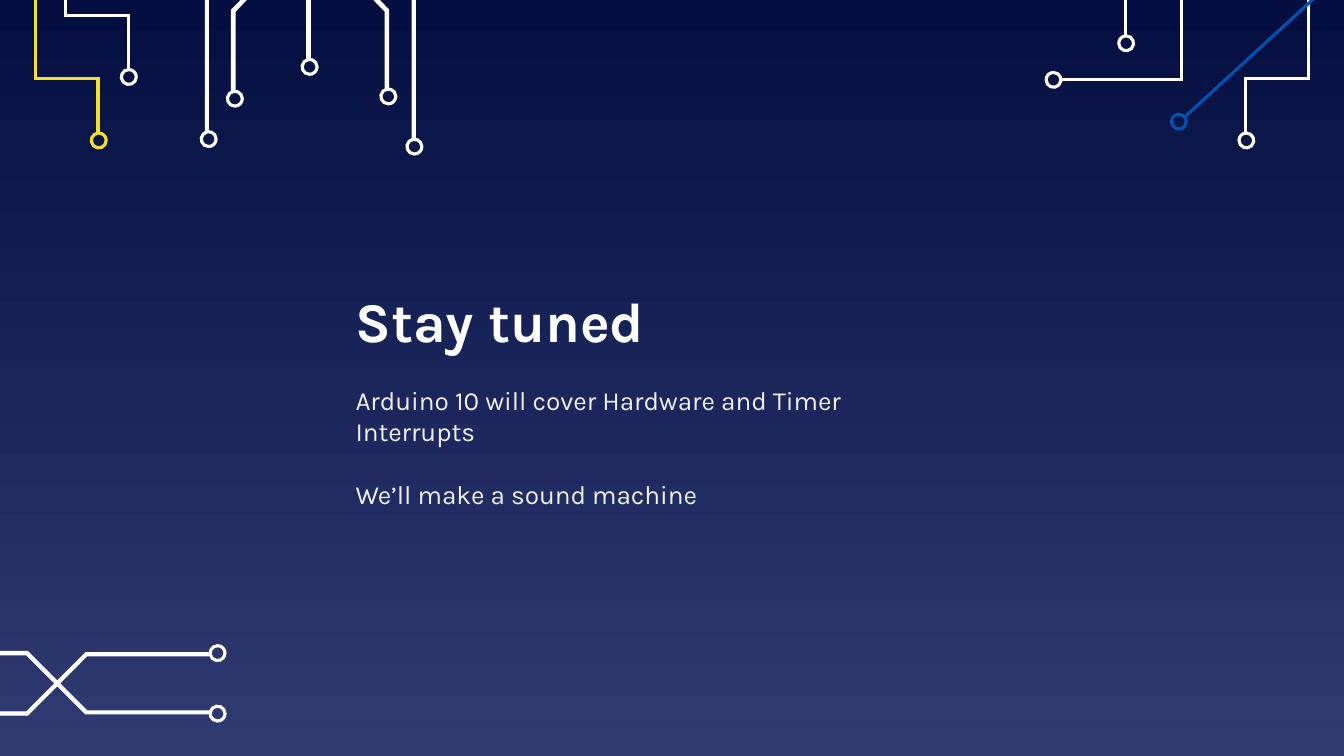
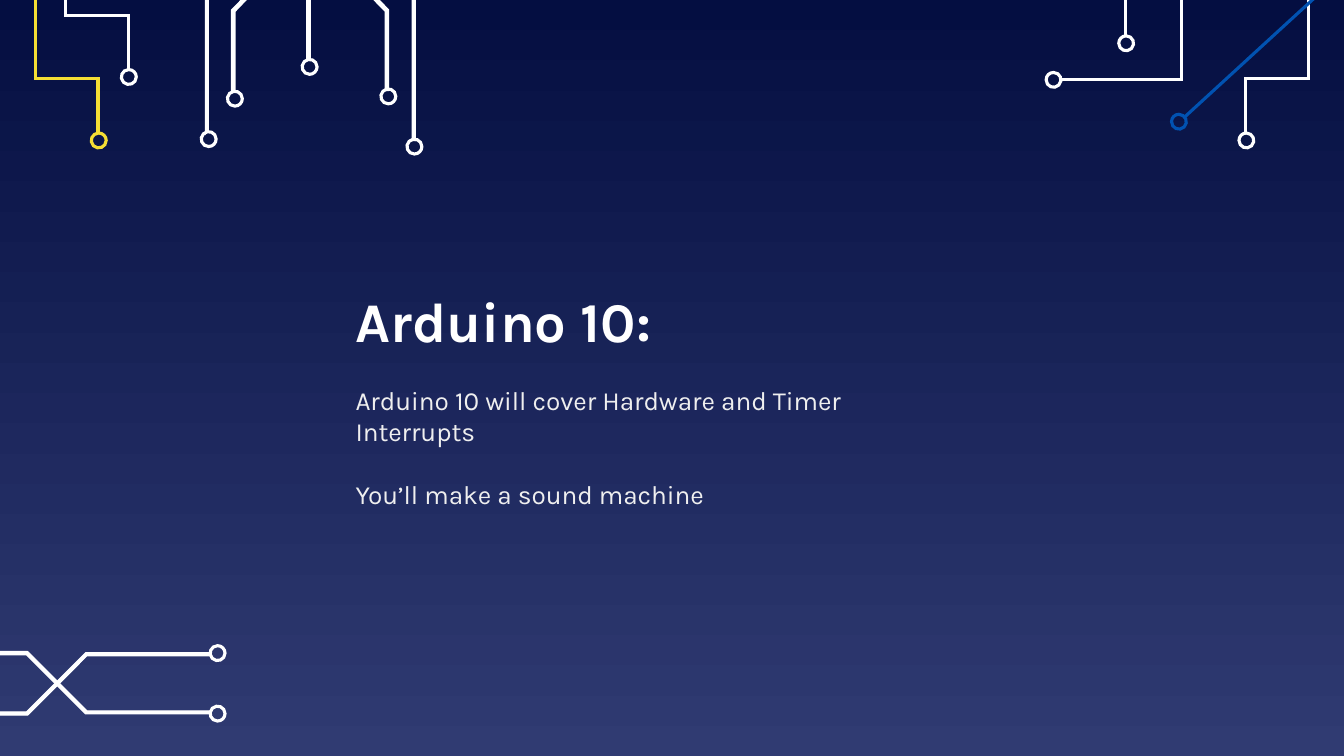
Before and after one commit to EELabMan/Arduino-9-Bluetooth, a slide deck: slide 26 of UTA EE Labs - Bluetooth.pptx (slide 22 before the commit). Drawn at 1344x756 pixels with LibreOffice and Linux fonts; fonts in the diff are those of the drawing. Boxes give left, top, right and bottom in pixels: in the first picture for what was removed or moved away, otherwise in the second. Text is boxed around its words. In the diff, an @@ line names an element or a change of style, - is before the commit and + after.

```diff
--- a/UTA EE Labs - Bluetooth.pptx
+++ b/UTA EE Labs - Bluetooth.pptx
@@ title at (356, 302, 651, 343): text changed @@
-Stay tuned
+Arduino 10:
@@ subtitle at (356, 486, 704, 505): text changed @@
-We’ll make a sound machine
+You’ll make a sound machine
```
Also in this commit, not shown: 13 other slides changed, 5 slides added, 1 slide removed.
